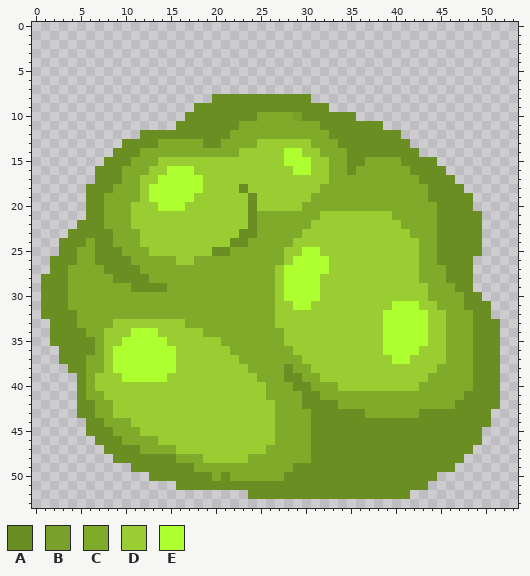
File history of a pixel-art file, Assets/Sprites/boggers54.aseprite. Above, as it was before the edit.
54x54 pixels, 1 frame.
Palette (. is transparent): A #6b8e23  B #79a02a  C #80aa2a  D #9acd32  E #adff2f
Pixels before (only the part around the change), first column x 0:
 0 ......................................................
 1 ......................................................
 2 ......................................................
 3 ......................................................
 4 ......................................................
 5 ......................................................
 6 ......................................................
 7 ......................................................
 8 ....................AAAAAAAAAAA.......................
 9 ..................AAAAAAAAAAAAAAA.....................
10 .................AAAAAAAACCCCBAAAAAA..................
11 ................AAAAAAACCCCCCCCCAAAAAAA...............
12 ............AAAAAAAAAACCCCCCCCCCCAAAAAAAA.............
13 ..........AAAACCCCCAACCCCDDDDDDCCCAAAAAAAA............
14 .........AAACCCCCCCCCCCDDDDDEEDDCCCAAAAAAAA...........
15 ........AAACCCDDDDDDDDDDDDDDEEEDDCCAACCCCAAAA.........
16 .......AAACCCDDEEEDDDDDDDDDDDEEDDCCACCCCCCAAAA........
17 .......AAACCDDEEEEEDDDDDDDDDDDDDDCCCCCCCCCCAAAA.......
18 ......AAACCCDEEEEEEDDDDADDDDDDDDCCCCCCCCCCCCAAAA......
19 ......AACCCCDEEEEEDDDDDDADDDDDDCCCCCCCCCCCCCAAAAA.....
20 ......AACCCDDDEEEDDDDDDDADDDDDCCCCCCCCCCCCCCCAAAA.....
21 ......AACCCDDDDDDDDDDDDDACCCCCCCDDDDDDDDCCCCCAAAAA....
22 .....AAACCCDDDDDDDDDDDDDACCCCCCDDDDDDDDDDCCCCAAAAA....
23 ....AAAAACCCDDDDDDDDDDDAACCCCCDDDDDDDDDDDDCCCAAAAA....
24 ...AAACAACCCDDDDDDDDDDAACCCCCDDDDDDDDDDDDDDCCAAAAA....
25 ...AACCAAACCCDDDDDDDAACCCCCCDDEEDDDDDDDDDDDCCAAAAA....
26 ..AAACCAAAACCCCCDDCCCCCCCCCCDEEEEDDDDDDDDDDCCAAAA.....
27 ..AACCCCAAAACCCCCCCCCCCCCCCDEEEEEDDDDDDDDDDCCCAAA.....
28 .AAACCCCCAAAACCCCCCCCCCCCCCDEEEEDDDDDDDDDDDCCCAAA.....
29 .AAACCCCCCCAAAACCCCCCCCCCCCDEEEEDDDDDDDDDDDDCCCAA.....
30 .AAACCCCCCCCCCCCCCCCCCCCCCCDEEEEDDDDDDDDDDDDCCCCAA....
31 .AAACCCCCCCCCCCCCCCCCCCCCCCDDEEDDDDDDDDDEEEDDCCCAAA...
32 .AAAACCCCCCCCCCCCCCCCCCCCCCDDDDDDDDDDDDEEEEEDDCCCAA...
33 ..AAACCCCDDDDDDDDCCCCCCCCCCDDDDDDDDDDDDEEEEEDDCCCAAA..
34 ..AAAACCDDDEEEDDDDDCCCCCCCCCDDDDDDDDDDDEEEEEDDCCCAAA..
35 ..AAAAACDDEEEEEDDDDDDCCCCCCCDDDDDDDDDDDEEEEEDDCCCAAA..
36 ...AAAACDEEEEEEEDDDDDDCCCCCCCDDDDDDDDDDEEEEDDDCCCAAA..
37 ...AAACCDEEEEEEEDDDDDDDCCCCCCCDDDDDDDDDDEEDDDDCCCAAA..
38 ....AACCDEEEEEEEDDDDDDDDCCCCACCDDDDDDDDDDDDDDCCCCAAA..
39 .....ACDDDEEEEEDDDDDDDDDDCCCAACCDDDDDDDDDDDDCCCCCAAA..
40 .....ACDDDDDDDDDDDDDDDDDDDCCCAACCCDDDDDDDDDCCCCCCAAA..
41 .....ACCDDDDDDDDDDDDDDDDDDCCCCAACCCCCCCCCCCCCCCCAAAA..
42 .....AACCDDDDDDDDDDDDDDDDDDCCCAAAACCCCCCCCCCCCCAAAAA..
43 .....AACCDDDDDDDDDDDDDDDDDDCCCCAAAAAACCCCCCAAAAAAAA...
44 ......AACCCDDDDDDDDDDDDDDDDCCCCAAAAAAAAAAAAAAAAAAAA...
45 ......AAACCCDDDDDDDDDDDDDDDCCCCAAAAAAAAAAAAAAAAAAA....
46 .......AAACCCCDDDDDDDDDDDDDCCCCAAAAAAAAAAAAAAAAAAA....
47 ........AAAACCCCDDDDDDDDDDCCCCCAAAAAAAAAAAAAAAAAA.....
48 .........AAAAAAACCCDDDDDCCCCCCCAAAAAAAAAAAAAAAAA......
49 ...........AAAAAAACCCCCCCCCCCAAAAAAAAAAAAAAAAAA.......
50 .............AAAAAAACACCCCCCAAAAAAAAAAAAAAAAA.........
51 ................AAAAAAAAAAAAAAAAAAAAAAAAAAAA..........
52 ........................AAAAAAAAAAAAAAAAAA............
53 ......................................................
The result:
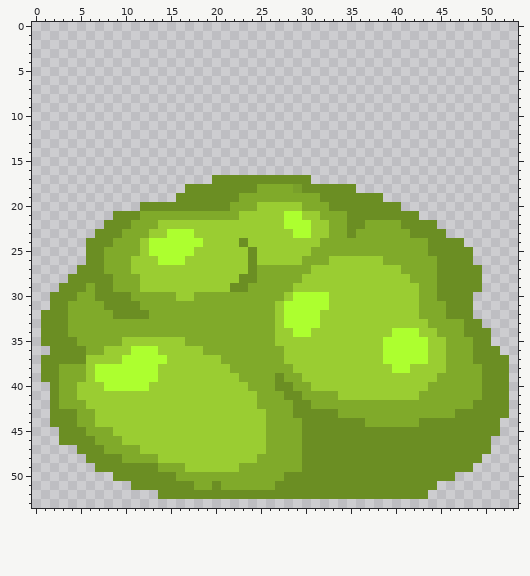
Difference:
layer "load" added
layer "Layer 1 #2" removed
Changed rows in their new state; - is an unchanged pixel.
first column x 1:
 8 -------------------...........----------------------
 9 -----------------...............--------------------
10 ----------------...................-----------------
11 ---------------.......................--------------
12 -----------.............................------------
13 ---------................................-----------
14 --------..................................----------
15 -------.....................................--------
16 ------.......................................-------
17 ------.............AAAAAAAAAAA................------
18 -----...........AAAAAA-ACCCCBAAAAAA............-----
19 -----..........AAAAAAACCCCCCCC-AAAAAAA..........----
20 -----......AAAAAAAAAACCC--------AAAAAAAA........----
21 -----...AAACCCCCCCCCCC-DDDDEEDDCCCAAAAAAAA.......---
22 ----...AAACCC----------DDDDEEE--CCAACCCCAAAA.....---
23 ---...--A--C--EEE-----DDDDDDEE--CCACCCCCCAAA-....---
24 --...A------EEEEEE---D-DDDDD---CCCCCCCCCCC-A---..---
25 --...A-CC--DEEEEE--DDDDADDD--DCCCCCCCCCCCC-A----.---
26 -....A-CCCDDDEEE-DDDDDDADDD-DCCC------CCCC----------
27 -...AAACCCDDDDDDDDDDDDDA--CCCCDD--------CC--A---A---
28 ...AAAAACCCDDDDDDDDDDDAA--CCCDD----------C--A---A---
29 ..-AA-AA--CDDDDDDDDDDAA---CCDDD-----------C-AA--A---
30 .--A--AAAA-----DD---------CD---E----------C-AAA-.---
31 .------AAAA----------------E--EE-------DDDCC-AA-..--
32 ---C----AAAA---------------EEEE-------DDDDCCCAAA..--
33 A--C----CCCCCCCC-----------EEEE-------DDDDDCC--A-..-
34 A--CC--CCCCCCCCCCC--------D-EE--------D---D-C--A--.-
35 A---CC-CCDDDDD--CCCC------D-----------------------.-
36 -A---C--DD---DD---CCC------D--------------E---------
37 AA---DD-D-----D-----CC-----DD---------E--EE--------A
38 AACCCDEE-----DD------CC----CDD---------EE---D---C--A
39 AACCCDEEE----D--------CC--ACCDD------------D----C--A
40 -ACCDD-EEEEE-----------CC-AACCDDD---------D-----C--A
41 -ACCDDD-----------------C--AACC--DDDDDDDDD-----CC--A
42 -ACCCDDD----------------CC--A-CCC-------------CC---A
43 -AAACCDD-----------------C--AA---CCC------CCCC----AA
44 -AAACCDDDD---------------C---A------CCCCCC--------A-
45 --AAACCCDDD--------------C---A-------------------AA-
46 --AAAACCCDDDD------------C---A-------------------A--
47 ----AAACCCCDDDD--------------A------------------AA--
48 -----AAA-CCCCDDDDD-----D-----A-----------------AA---
49 ------AAAA---CCCDDDDDD------C-----------------AA----
50 --------AAAA---CCCC-C-----------------------AA------
51 ----------AAAAA--CC-CCCCCC-----------------A--------
52 -------------AAAAAAAAAA------------------AA---------
